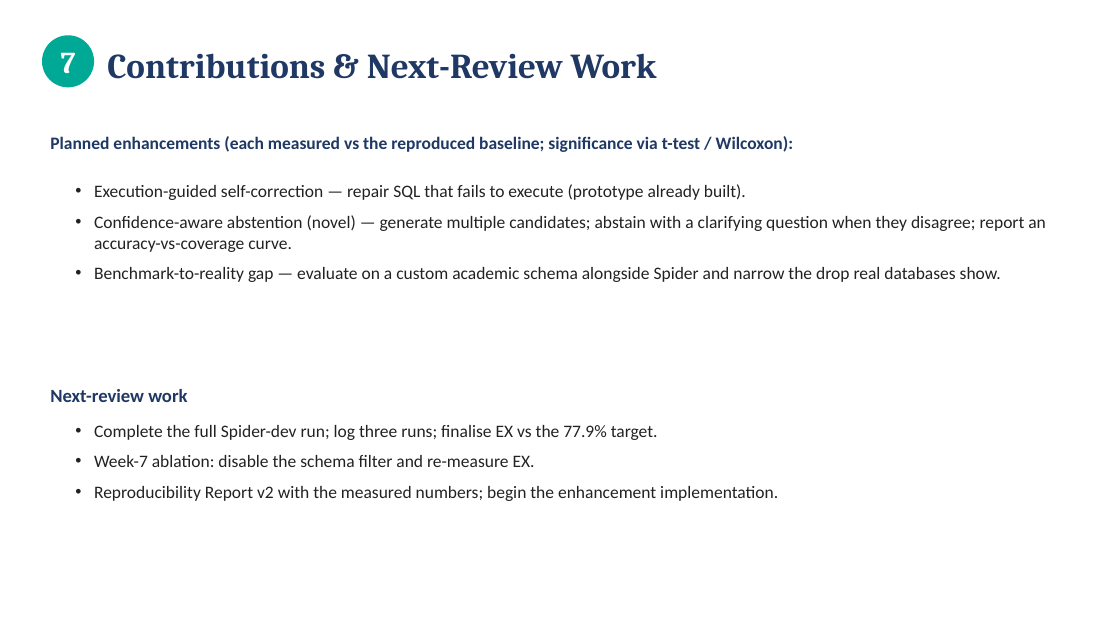
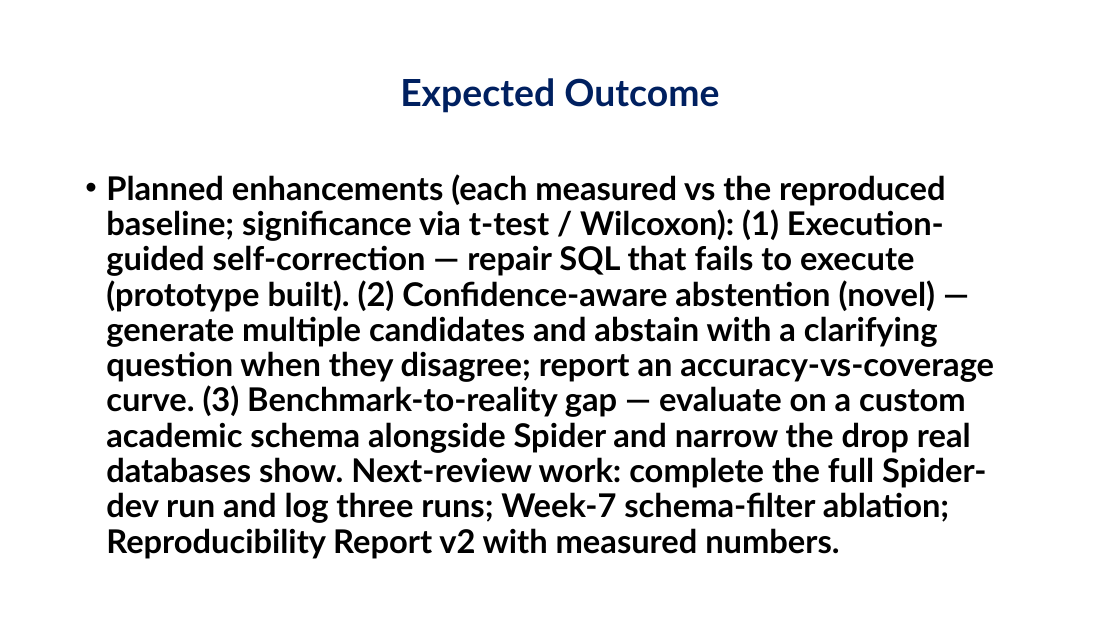
Before and after one commit to jayakanthh/QueryGenie, a slide deck: slide 8 of docs/reviews/Review2_QueryGenie.pptx (slide 9 before the commit). Drawn at 1120x630 pixels with LibreOffice and Linux fonts; fonts in the diff are those of the drawing; background and template pictures are left out. Boxes give left, top, right and bottom in pixels: in the first picture for what was removed or moved away, otherwise in the second. Text is boxed around its words. In the diff, an @@ line names an element or a change of style, - is before the commit and + after.

```diff
--- a/docs/reviews/Review2_QueryGenie.pptx
+++ b/docs/reviews/Review2_QueryGenie.pptx
@@ ellipse removed at box(42, 35, 94, 87) @@
@@ text removed at box(61, 52, 76, 74) @@
-7
@@ text removed at box(107, 53, 657, 79) @@
-Contributions & Next-Review Work
@@ title added at box(400, 78, 719, 113), 32 pt, text #002060, bold @@
+Expected Outcome
@@ text removed at box(50, 136, 793, 152) @@
-Planned enhancements (each measured vs the reproduced baseline; significance via t-test / Wilcoxon):
@@ text at box(106, 174, 994, 559): text changed; size 15 to 28 pt; font Calibri to Lato; text colour #222222 to #000000; bold on @@
-• Execution-guided self-correction — repair SQL that fails to execute (prototype already built).
-• Confidence-aware abstention (novel) — generate multiple candidates; abstain with a clarifying question when they disagree; report an accuracy-vs-coverage curve.
-• Benchmark-to-reality gap — evaluate on a custom academic schema alongside Spider and narrow the drop real databases show.
+• Planned enhancements (each measured vs the reproduced baseline; significance via t-test / Wilcoxon): (1) Execution-guided self-correction — repair SQL that fails to execute (prototype built). (2) Confidence-aware abstention (novel) — generate multiple candidates and abstain with a clarifying question when they disagree; report an accuracy-vs-coverage curve. (3) Benchmark-to-reality gap — evaluate on a custom academic schema alongside Spider and narrow the drop real databases show. Next-review work: complete the full Spider-dev run and log three runs; Week-7 schema-filter ablation; Reproducibility Report v2 with measured numbers.
@@ text removed at box(50, 389, 187, 402) @@
-Next-review work
@@ text removed at box(94, 425, 778, 501) @@
-• Complete the full Spider-dev run; log three runs; finalise EX vs the 77.9% target.
-• Week-7 ablation: disable the schema filter and re-measure EX.
-• Reproducibility Report v2 with the measured numbers; begin the enhancement implementation.
```
Also in this commit, not shown: 5 other slides changed, 4 slides added, 5 slides removed.
